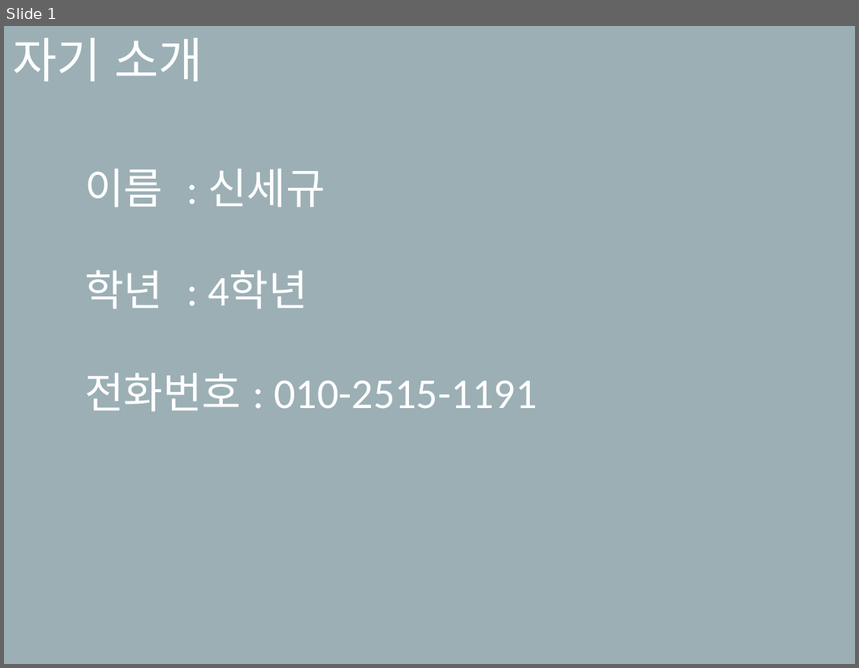
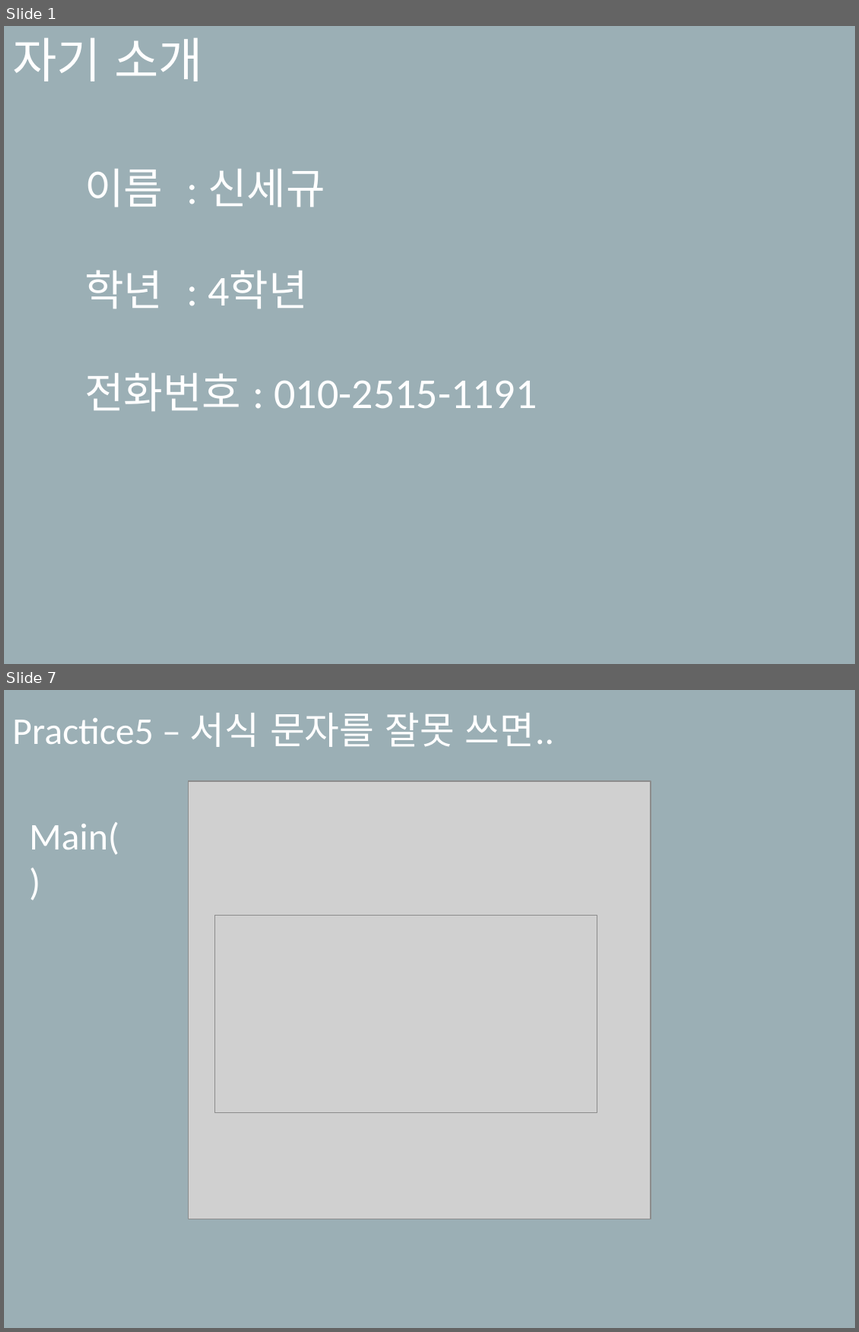
Before and after one commit to SekyuShin/Mentoring, a slide deck: 2019_Mentoring/2_weeks/멘토링_2주차.pptx. Shown one above the other, each under a label of ours: slide 1 before the commit, slides 1 and 7 after it; the slides between them are not shown. The pictures are 859x668 and 859x1332 pixels, drawn with LibreOffice and Linux fonts; fonts in the diff are those of the drawing; grey boxes stand for pictures. Boxes give left, top, right and bottom in pixels: in the first picture for what was removed or moved away, otherwise in the second. Text is boxed around its words. In the diff, an @@ line names an element or a change of style, - is before the commit and + after.

```diff
--- a/2019_Mentoring/2_weeks/멘토링_2주차.pptx
+++ b/2019_Mentoring/2_weeks/멘토링_2주차.pptx
@@ slide 7 added at [4, 690, 855, 1328], background #9BAFB5 @@
@@ subtitle added at [12, 713, 554, 747], 32 pt, text #FFFFFF @@
+Practice5 – 서식 문자를 잘못 쓰면..
@@ picture added at [189, 781, 651, 1220] @@
@@ text added at [29, 822, 120, 855], 32 pt, text #FFFFFF @@
+Main()
@@ picture added at [215, 916, 598, 1113] @@
```
Also in this commit, not shown: 4 slides changed, 9 other slides added, 3 slides removed, 12 other files.
